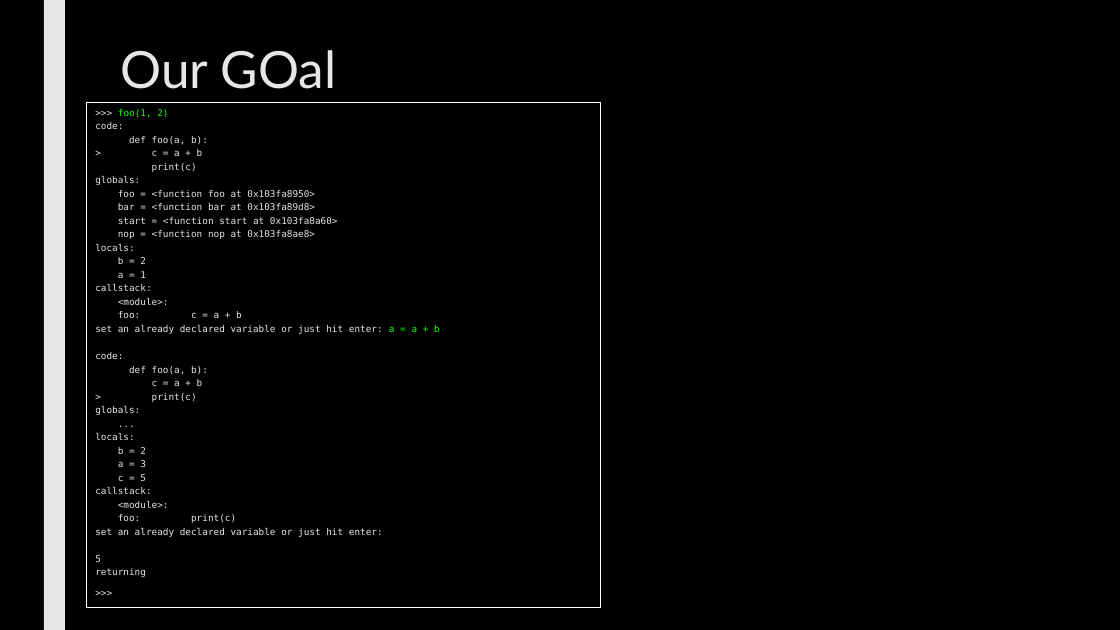
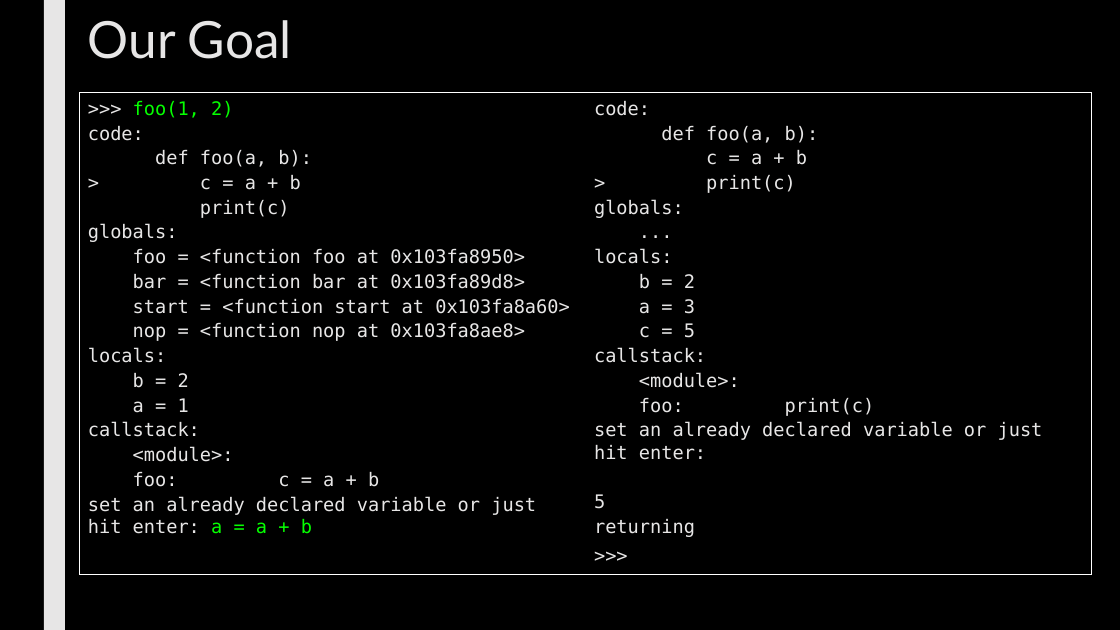
Before and after one commit to max7patek/metaprogramming, a slide deck: slide 4 of slides/06-PythonReflection.pptx. Drawn at 1120x630 pixels with LibreOffice and Linux fonts; fonts in the diff are those of the drawing. Boxes give left, top, right and bottom in pixels: in the first picture for what was removed or moved away, otherwise in the second. Text is boxed around its words. In the diff, an @@ line names an element or a change of style, - is before the commit and + after.

```diff
--- a/slides/06-PythonReflection.pptx
+++ b/slides/06-PythonReflection.pptx
@@ title at (88, 20, 292, 59): text changed @@
-Our GOal
+Our Goal
@@ rectangle ">>> foo(1, 2)": place and size @@
-rectangle ">>> foo(1, 2)" at (87, 103, 600, 607)
+rectangle ">>> foo(1, 2)" at (80, 92, 1092, 575)
@@ rectangle ">>> foo(1, 2)" at (80, 92, 1092, 575): size 8 to 16 pt; columns 1 to 2 @@
```
Also in this commit, not shown: 2 other slides changed, 27 slides added, 1 other file.
